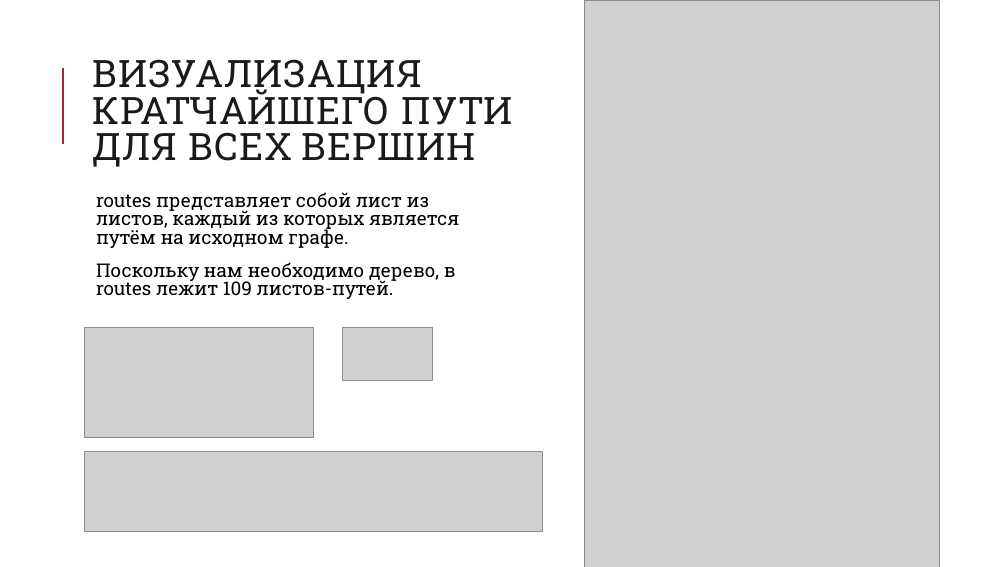
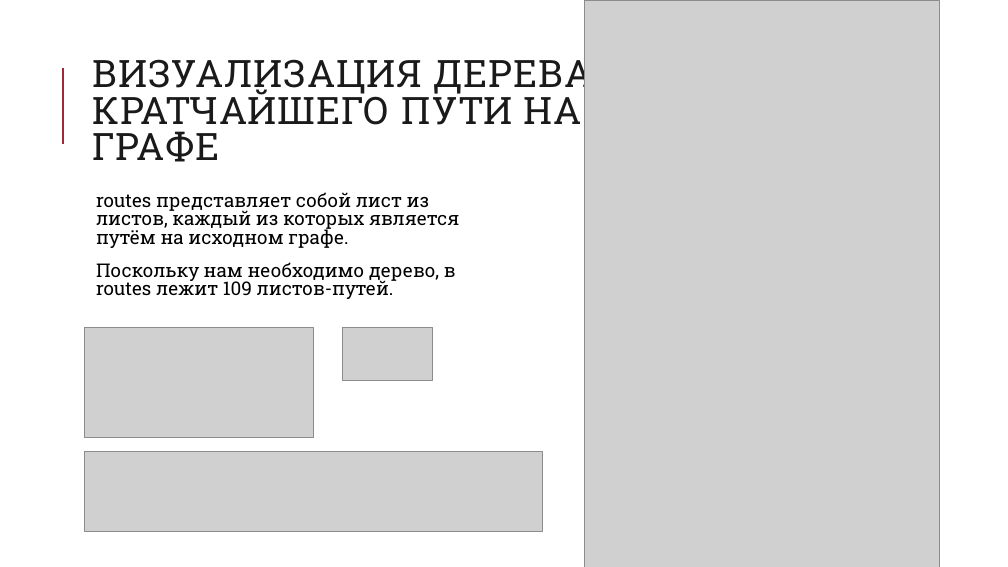
Before and after one commit to oksanamda/OSM-Graphs, a slide deck: slide 13 of docs/OSM Ufa Presentation.pptx. Drawn at 1008x567 pixels with LibreOffice and Linux fonts; fonts in the diff are those of the drawing; grey boxes stand for pictures. Boxes give left, top, right and bottom in pixels: in the first picture for what was removed or moved away, otherwise in the second. Text is boxed around its words. In the diff, an @@ line names an element or a change of style, - is before the commit and + after.

```diff
--- a/docs/OSM Ufa Presentation.pptx
+++ b/docs/OSM Ufa Presentation.pptx
@@ title at (92, 53, 593, 162): text changed @@
-ВИЗУАЛИЗАЦИЯ КРАТЧАЙШЕГО ПУТИ ДЛЯ ВСЕХ ВЕРШИН
+ВИЗУАЛИЗАЦИЯ ДЕРЕВА КРАТЧАЙШЕГО ПУТИ НА ГРАФЕ
```
Also in this commit, not shown: 6 other slides changed, 1 slide added, 1 other file.
